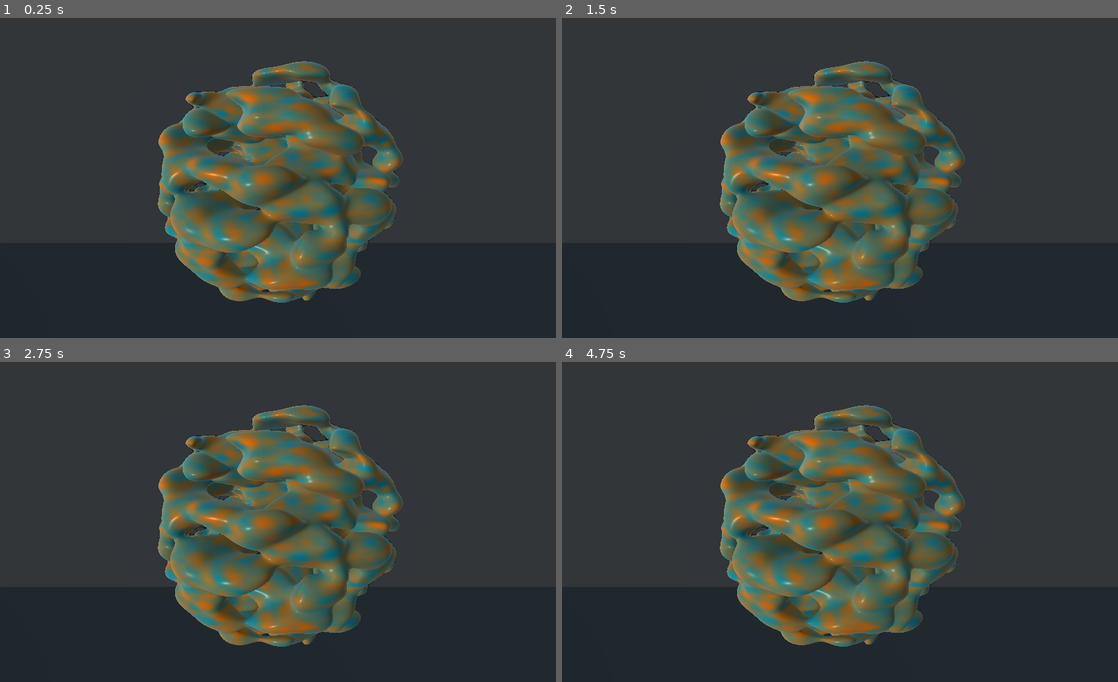
Above: before the commit, frames 1-4 (two rows, left to right).
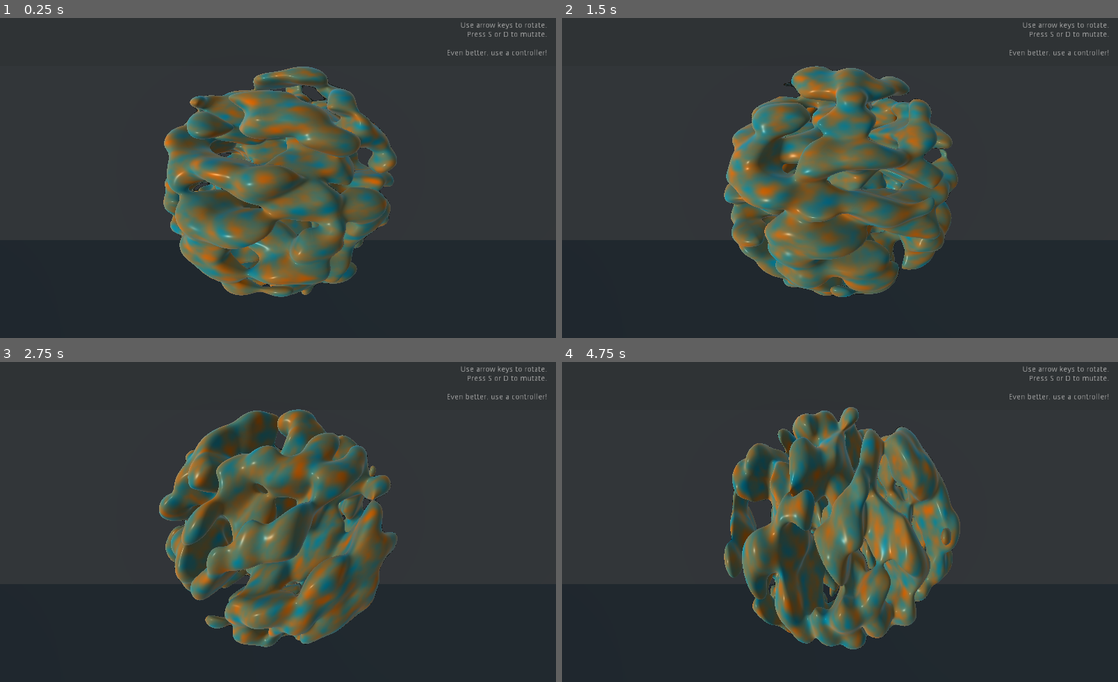
Above: after the commit, the same moments.

Repository: blouze/materialmaker-playground
Game: Godot game, scene res://Main.tscn
Same seed, same stepped clock (60 frames per second), same inputs: the game is played once before the commit and once after it.
Inputs:
- Up to frame 1 (0.25 s): no input
- Up to frame 2 (1.5 s): tap S (cam_up, bound only after the commit) at 0.5, 1.25, 1.35 s; hold Right (ui_right) 0.53-1.28 s; hold D (cam_down, bound only after the commit) 0.53-1.28 s; hold Down (ui_down) from 1.28 s (still down)
- Up to frame 3 (2.75 s): tap S (cam_up, bound only after the commit) at 2 s; release Down (ui_down) at 2.03 s; hold Right (ui_right) from 2.03 s (still down); hold D (cam_down, bound only after the commit) from 2.03 s (still down)
- Up to frame 4 (4.75 s): tap S (cam_up, bound only after the commit) at 2.75, 2.85, 3.5, 4.25, 4.35 s; release Right (ui_right) at 2.78 s; release D (cam_down, bound only after the commit) at 2.78 s; hold Up (ui_up) 2.78-3.53 s; hold D (cam_down, bound only after the commit) 3.53-4.28 s; hold Left (ui_left) from 3.53 s (still down)

The runs differ from the first frame. In frame 1, 11% of the frame differs, in the area x 28-99%, y 1-89%; in frame 2, 20%; in frame 3, 21%; in frame 4, 22%, in the area x 28-99%, y 1-90%.

Commit message:
Keyboard inputs and instructions label

Diff:
--- a/Main.gd
+++ b/Main.gd
@@ -17,13 +17,13 @@
 	dest_rot = mat.get_shader_param(prop_name)
 
 func _physics_process(delta):
-	if Input.is_action_pressed("move_left"):
+	if Input.is_action_pressed("move_left") or Input.is_action_pressed("ui_left"):
 		dest_transform.basis = dest_transform.basis.rotated(Vector3.UP, -delta * speed)
-	if Input.is_action_pressed("move_right"):
+	if Input.is_action_pressed("move_right") or Input.is_action_pressed("ui_right"):
 		dest_transform.basis = dest_transform.basis.rotated(Vector3.UP, delta * speed)
-	if Input.is_action_pressed("move_up"):
+	if Input.is_action_pressed("move_up") or Input.is_action_pressed("ui_up"):
 		dest_transform.basis = dest_transform.basis.rotated(Vector3.RIGHT, -delta * speed)
-	if Input.is_action_pressed("move_down"):
+	if Input.is_action_pressed("move_down") or Input.is_action_pressed("ui_down"):
 		dest_transform.basis = dest_transform.basis.rotated(Vector3.RIGHT, delta * speed)
 
 	mesh.transform = mesh.transform.interpolate_with(dest_transform, 1.0 / inertia)
--- a/Main.tscn
+++ b/Main.tscn
@@ -30,6 +30,13 @@
 [sub_resource type="SpatialMaterial" id=5]
 albedo_color = Color( 0.270588, 0.270588, 0.270588, 1 )
 
+[sub_resource type="StyleBoxFlat" id=6]
+content_margin_left = 16.0
+content_margin_right = 16.0
+content_margin_top = 16.0
+content_margin_bottom = 16.0
+bg_color = Color( 0, 0, 0, 0.0627451 )
+
 [node name="Main" type="Spatial"]
 script = ExtResource( 1 )
 speed = 3.0
@@ -42,7 +49,6 @@
 [node name="Camera" type="Camera" parent="."]
 transform = Transform( 1, 0, 0, 0, 0.945519, 0.325568, 0, -0.325568, 0.945519, 0, 0.75, 2 )
 current = true
-fov = 67.5
 
 [node name="WorldEnvironment" type="WorldEnvironment" parent="."]
 environment = SubResource( 2 )
@@ -60,3 +66,25 @@
 transform = Transform( 1, 0, 0, 0, 1, 0, 0, 0, 1, 0, -2, 1.19209e-07 )
 mesh = SubResource( 4 )
 material/0 = SubResource( 5 )
+
+[node name="MarginContainer" type="MarginContainer" parent="."]
+anchor_right = 1.0
+anchor_bottom = 1.0
+__meta__ = {
+"_edit_use_anchors_": false
+}
+
+[node name="Label" type="Label" parent="MarginContainer"]
+margin_right = 1024.0
+margin_bottom = 97.0
+size_flags_vertical = 0
+custom_colors/font_color = Color( 0.75, 0.75, 0.75, 1 )
+custom_styles/normal = SubResource( 6 )
+text = "Use arrow keys to rotate.
+Press S or D to mutate.
+
+Even better, use a controller!"
+align = 2
+__meta__ = {
+"_edit_use_anchors_": false
+}
--- a/project.godot
+++ b/project.godot
@@ -10,7 +10,7 @@
 
 [application]
 
-config/name="FractalExplorer"
+config/name="materialmaker-playground"
 run/main_scene="res://Main.tscn"
 config/icon="res://icon.png"
 
@@ -53,11 +53,13 @@
 cam_up={
 "deadzone": 0.5,
 "events": [ Object(InputEventJoypadMotion,"resource_local_to_scene":false,"resource_name":"","device":0,"axis":3,"axis_value":-1.0,"script":null)
+, Object(InputEventKey,"resource_local_to_scene":false,"resource_name":"","device":0,"alt":false,"shift":false,"control":false,"meta":false,"command":false,"pressed":false,"scancode":0,"physical_scancode":83,"unicode":0,"echo":false,"script":null)
  ]
 }
 cam_down={
 "deadzone": 0.5,
 "events": [ Object(InputEventJoypadMotion,"resource_local_to_scene":false,"resource_name":"","device":0,"axis":3,"axis_value":1.0,"script":null)
+, Object(InputEventKey,"resource_local_to_scene":false,"resource_name":"","device":0,"alt":false,"shift":false,"control":false,"meta":false,"command":false,"pressed":false,"scancode":0,"physical_scancode":68,"unicode":0,"echo":false,"script":null)
  ]
 }
 
Not shown: 1 places in Main.tscn that only renumber resources
